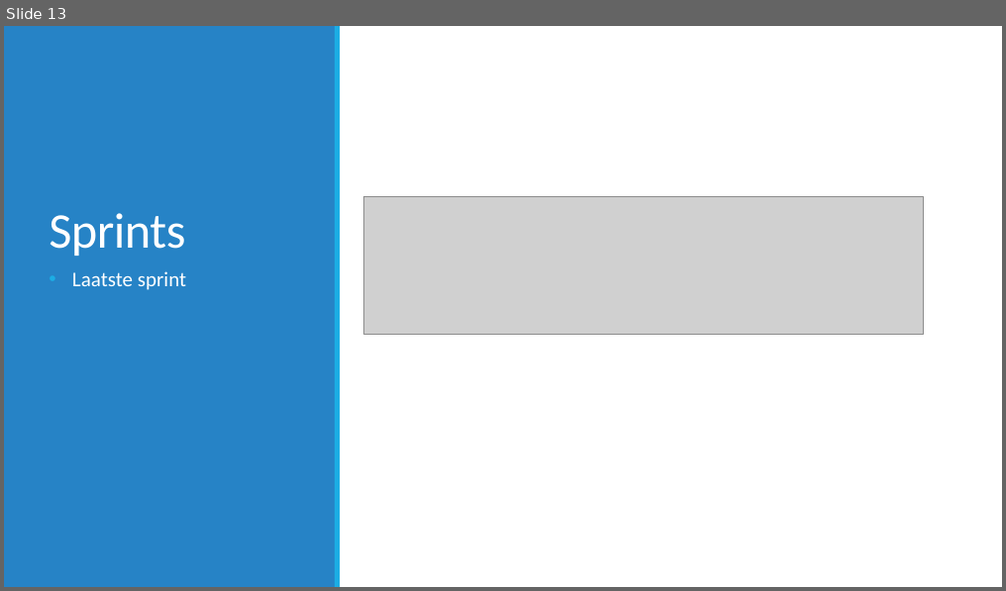
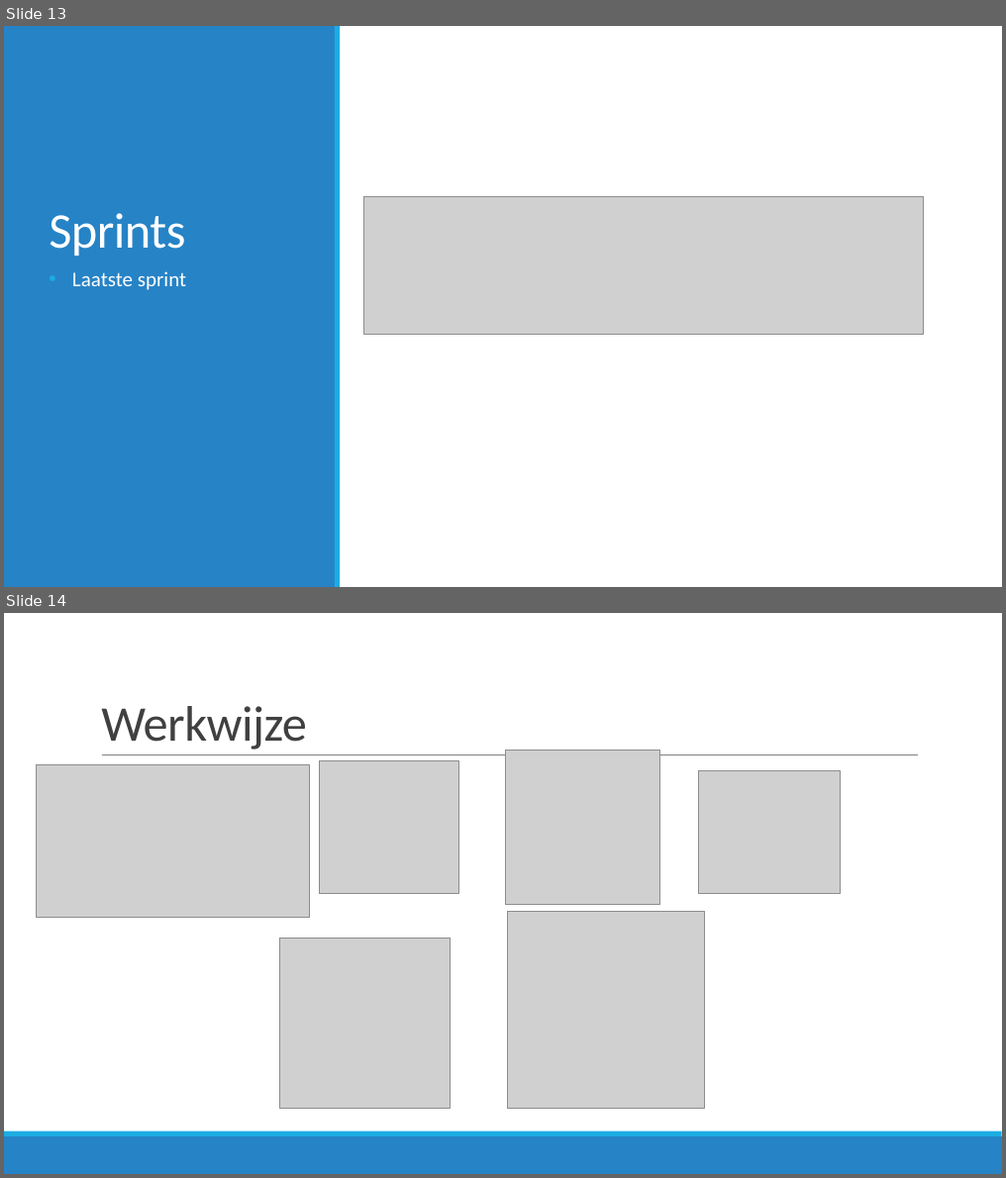
Before and after one commit to JouriTas/Projectwerk-IT-project, a slide deck: Scrum Artifacts/Sprint5/IT-Projectwerk 2022.pptx. Shown one above the other, each under a label of ours: slide 13 before the commit, slides 13 and 14 after it. The pictures are 1006x591 and 1006x1178 pixels, drawn with LibreOffice and Linux fonts; fonts in the diff are those of the drawing; grey boxes stand for pictures. Boxes give left, top, right and bottom in pixels: in the first picture for what was removed or moved away, otherwise in the second. Text is boxed around its words. In the diff, an @@ line names an element or a change of style, - is before the commit and + after.

```diff
--- a/Scrum Artifacts/Sprint5/IT-Projectwerk 2022.pptx
+++ b/Scrum Artifacts/Sprint5/IT-Projectwerk 2022.pptx
@@ slide 14 added at <box>4,613,1002,1174</box>, background #FFFFFF @@
@@ title added at <box>101,706,307,750</box>, 48 pt, text #404040 @@
+Werkwijze
@@ line added from (102, 756) to (918, 756), #808080 0.5 pt @@
@@ picture added at <box>506,750,659,904</box> @@
@@ picture added at <box>37,764,309,918</box> @@
@@ picture added at <box>319,761,458,894</box> @@
@@ picture added at <box>699,771,841,894</box> @@
@@ picture added at <box>280,938,450,1108</box> @@
@@ picture added at <box>508,911,705,1108</box> @@
@@ rectangle added at <box>4,1137,1002,1174</box>, fill #2683C6 @@
@@ rectangle added at <box>4,1132,1002,1137</box>, fill #1CADE4 @@
```
Also in this commit, not shown: 3 slides changed, 1 slide removed, 1 other file.
